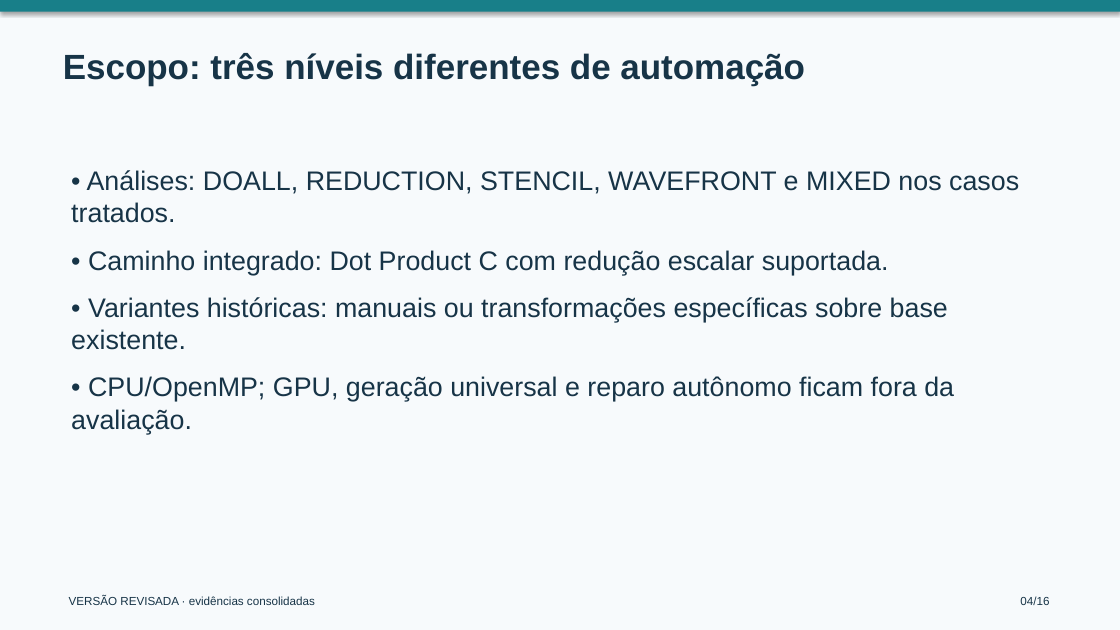
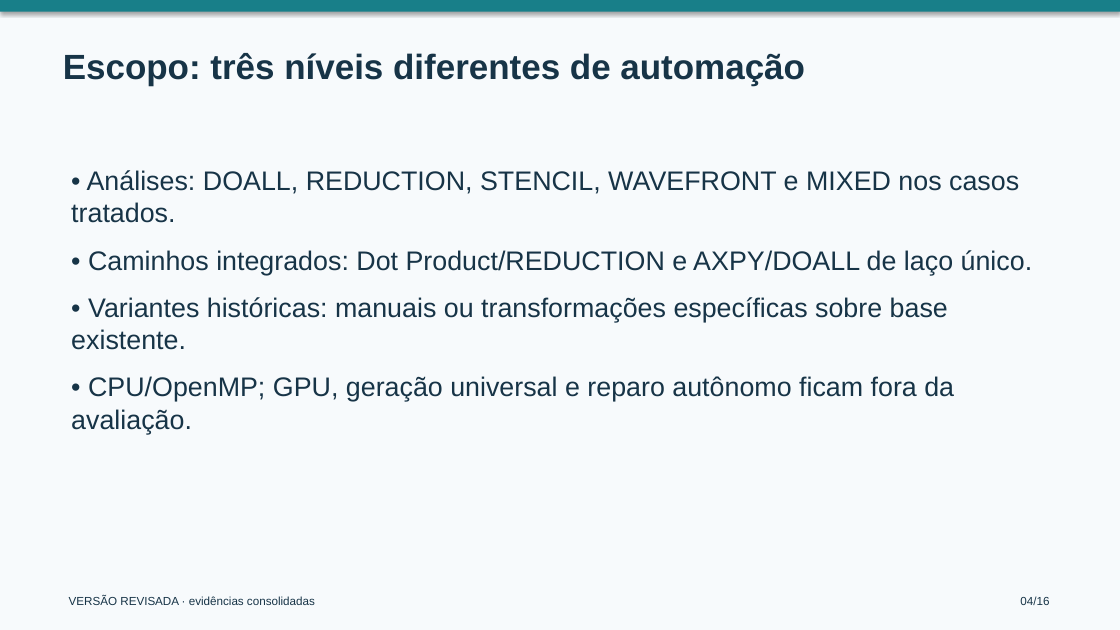
Before and after one commit to lucasnoryulson/tcc2, a slide deck: slide 4 of docs/defesa/DEFESA_REVISAO_FINAL.pptx. Drawn at 1120x630 pixels with LibreOffice and Linux fonts; fonts in the diff are those of the drawing. Boxes give left, top, right and bottom in pixels: in the first picture for what was removed or moved away, otherwise in the second. Text is boxed around its words. In the diff, an @@ line names an element or a change of style, - is before the commit and + after.

```diff
--- a/docs/defesa/DEFESA_REVISAO_FINAL.pptx
+++ b/docs/defesa/DEFESA_REVISAO_FINAL.pptx
@@ text at (x1=88, y1=250, x2=1033, y2=275): text changed @@
-• Caminho integrado: Dot Product C com redução escalar suportada.
+• Caminhos integrados: Dot Product/REDUCTION e AXPY/DOALL de laço único.
```
Also in this commit, not shown: 4 other slides changed, 59 other files.
